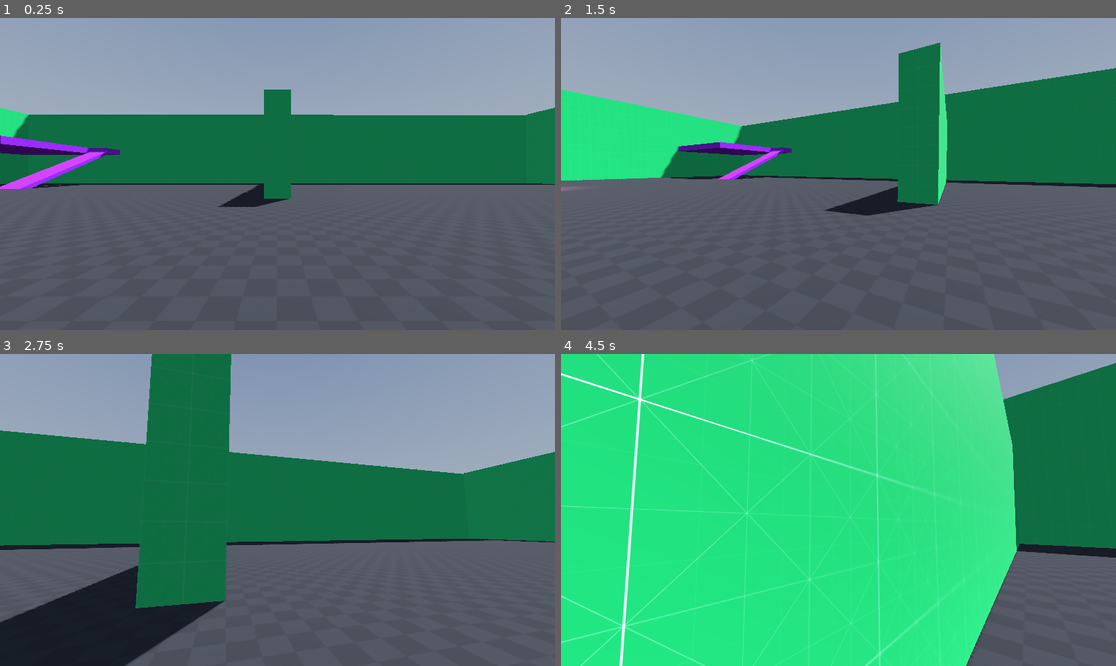
Above: before the commit, frames 1-4 (two rows, left to right).
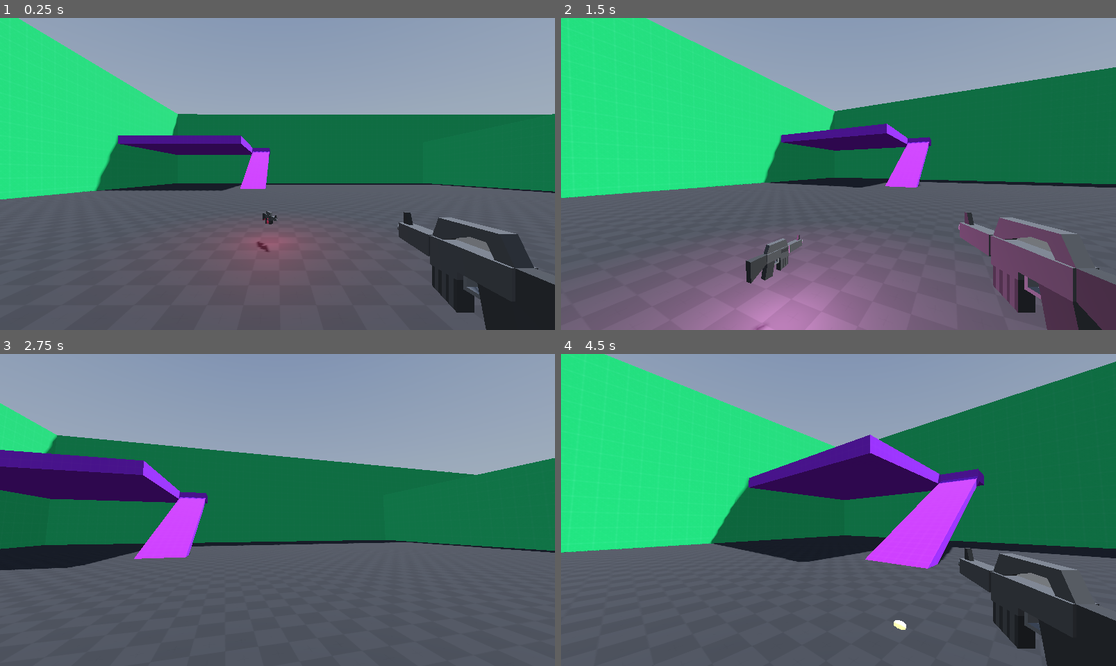
Above: after the commit, the same moments.

Repository: CraasHworks/HMUPrema
Game: Godot game, scene res://scenes/game.tscn
Two runs of this game, one before a commit and one after it. Both use one fixed random seed, a clock stepped at 60 frames per second and the inputs below. A sky picture missing from this copy of the repository is replaced by a grey-blue gradient.
Inputs (mouse positions are in pixels of both pictures, inside the frame that each line leads up to):
- Up to frame 1 (0.25 s): no input
- Up to frame 2 (1.5 s): tap Enter (ui_accept) at 0.5, 0.77 s; move the mouse to (866, 174) at 0.52 s; hold W (Forward) from 0.53 s (still down); click (866, 174) at 0.6 s; tap 1 (Weapon1, bound only after the commit) at 0.8, 1.35 s; move the mouse to (810, 174) at 1.27 s
- Up to frame 3 (2.75 s): keep holding W (Forward); tap Enter (ui_accept) at 1.52 s; tap 2 (Weapon2, bound only after the commit) at 1.55, 2.1 s; move the mouse to (288, 503) at 2.02 s; tap 3 (Weapon3, bound only after the commit) at 2.3 s
- Up to frame 4 (4.5 s): keep holding W (Forward); move the mouse to (832, 516) at 2.77 s; tap 3 (Weapon3, bound only after the commit) at 2.85 s; tap Enter (ui_accept) at 3.02, 3.77 s; click (832, 516) at 3.05 s; move the mouse to (877, 513) at 3.52 s; hold C (Crouch) 3.53-4.28 s; tap 1 (Weapon1, bound only after the commit) at 3.8 s; move the mouse to (794, 506) at 4.27 s; tap Shift (Sprint) at 4.35 s

The runs differ from the first frame. In frame 1, 24% of the frame differs, in the area x 0-100%, y 0-100%; in frame 2, 40%; in frame 3, 23%; in frame 4, 66%.

Commit message:
Some progress

Diff:
--- /dev/null
+++ b/bullet.tscn
@@ -0,0 +1,72 @@
+[gd_scene load_steps=4 format=3 uid="uid://c0wom02epv2k4"]
+
+[sub_resource type="GDScript" id="GDScript_y2w0y"]
+script/source = "extends Node3D
+
+#imports
+@onready var ray_cast_3d = $RayCast3D
+
+
+#Bulletvarsa
+var velocity := Vector3.ZERO;
+@export var speed :=  0.05;
+
+
+# Called when the node enters the scene tree for the first time.
+func _ready():
+	pass # Replace with function body.
+
+
+# Called every frame. 'delta' is the elapsed time since the previous frame.
+func _process(delta):
+	self.transform.origin -= velocity * delta;
+
+	ray_cast_3d.force_raycast_update()
+	if ray_cast_3d.is_colliding():
+		var collider = ray_cast_3d.get_collider()
+		print(\"Bullet hit %s\" % [collider.name])
+
+		# Move the bullet back to the position of the collision
+		self.global_transform.origin = ray_cast_3d.get_collision_point()
+
+		# Hit object
+		#elif collider.is_in_group(\"item\"):
+			# Nudge the object
+			#var force := _mass * _velocity.length()
+			#collider.apply_central_impulse(-self.transform.basis.z * force)
+			#is_destroyed = true
+		# Hit something unexpected
+		#else:
+			#is_destroyed = true
+
+		# Add bullet spark
+		#Global.create_bullet_spark(self.global_transform.origin)
+
+	# Update glow
+"
+
+[sub_resource type="StandardMaterial3D" id="StandardMaterial3D_tr5xo"]
+albedo_color = Color(1, 1, 0.443137, 1)
+emission_enabled = true
+emission = Color(1, 1, 0.666667, 1)
+emission_on_uv2 = true
+
+[sub_resource type="CapsuleMesh" id="CapsuleMesh_ftttb"]
+material = SubResource("StandardMaterial3D_tr5xo")
+radius = 0.3
+height = 1.0
+radial_segments = 5
+rings = 1
+
+[node name="Bullet" type="Node3D"]
+transform = Transform3D(0.1, 0, 0, 0, 0.1, 0, 0, 0, 0.1, 0, 0, 0)
+script = SubResource("GDScript_y2w0y")
+speed = 5.0
+
+[node name="BulletShape" type="MeshInstance3D" parent="."]
+transform = Transform3D(-4.37114e-08, 1, 4.37114e-08, 0, -4.37114e-08, 1, 1, 4.37114e-08, 1.91069e-15, 0, 0, 0)
+mesh = SubResource("CapsuleMesh_ftttb")
+
+[node name="RayCast3D" type="RayCast3D" parent="."]
+transform = Transform3D(-1, -8.74228e-08, 0, 8.74228e-08, -1, 0, 0, 0, 1, 30, 0, 0)
+target_position = Vector3(30, 0, 0)
--- a/project.godot
+++ b/project.godot
@@ -62,3 +62,23 @@
 "events": [Object(InputEventMouseButton,"resource_local_to_scene":false,"resource_name":"","device":-1,"window_id":0,"a …(258 unchanged characters)…
 ]
 }
+Shoot={
+"deadzone": 0.5,
+"events": [Object(InputEventMouseButton,"resource_local_to_scene":false,"resource_name":"","device":-1,"window_id":0,"alt_pressed":false,"shift_pressed":false,"ctrl_pressed":false,"meta_pressed":false,"button_mask":0,"position":Vector2(0, 0),"global_position":Vector2(0, 0),"factor":1.0,"button_index":1,"canceled":false,"pressed":false,"double_click":false,"script":null)
+]
+}
+Weapon1={
+"deadzone": 0.5,
+"events": [Object(InputEventKey,"resource_local_to_scene":false,"resource_name":"","device":-1,"window_id":0,"alt_pressed":false,"shift_pressed":false,"ctrl_pressed":false,"meta_pressed":false,"pressed":false,"keycode":0,"physical_keycode":49,"key_label":0,"unicode":49,"echo":false,"script":null)
+]
+}
+Weapon2={
+"deadzone": 0.5,
+"events": [Object(InputEventKey,"resource_local_to_scene":false,"resource_name":"","device":-1,"window_id":0,"alt_pressed":false,"shift_pressed":false,"ctrl_pressed":false,"meta_pressed":false,"pressed":false,"keycode":0,"physical_keycode":50,"key_label":0,"unicode":50,"echo":false,"script":null)
+]
+}
+Weapon3={
+"deadzone": 0.5,
+"events": [Object(InputEventKey,"resource_local_to_scene":false,"resource_name":"","device":-1,"window_id":0,"alt_pressed":false,"shift_pressed":false,"ctrl_pressed":false,"meta_pressed":false,"pressed":false,"keycode":0,"physical_keycode":51,"key_label":0,"unicode":51,"echo":false,"script":null)
+]
+}
--- a/scenes/game.tscn
+++ b/scenes/game.tscn
@@ -14,7 +14,11 @@
 [node name="Stage" parent="." instance=ExtResource("2_l8qhd")]
 
 [node name="Player" parent="." instance=ExtResource("3_goyem")]
-transform = Transform3D(1, 0, 0, 0, 1, 0, 0, 0, 1, 0, 0, -9)
+transform = Transform3D(1, 0, 0, 0, 1, 0, 0, 0, 1, -29.5403, 0, -9)
 
 [node name="FloorItemRifle" parent="." instance=ExtResource("5_8iric")]
 transform = Transform3D(1, 0, 0, 0, 1, 0, 0, 0, 1, -29.7427, 0.568962, -14.4995)
+
+[node name="Projectiles" type="Node3D" parent="."]
+
+[connection signal="shooting" from="Player" to="." method="_on_player_shooting"]
--- a/scenes/items/floor_item_rifle.tscn
+++ b/scenes/items/floor_item_rifle.tscn
@@ -1,7 +1,8 @@
-[gd_scene load_steps=7 format=3 uid="uid://6xnxrk3tr0t3"]
+[gd_scene load_steps=8 format=3 uid="uid://6xnxrk3tr0t3"]
 
 [ext_resource type="ArrayMesh" uid="uid://dtg2fy0xnsmkh" path="res://assets/models/rifle.obj" id="1_7n4qo"]
 [ext_resource type="Script" path="res://script/floor_item_rifle.gd" id="1_k3ucs"]
+[ext_resource type="AudioStream" uid="uid://dox3wom0h8wmr" path="res://assets/sounds/pickupSound.mp3" id="3_1ne7d"]
 
 [sub_resource type="SphereShape3D" id="SphereShape3D_8if01"]
 
@@ -121,8 +122,8 @@
 script = ExtResource("1_k3ucs")
 
 [node name="PickUpArea" type="Area3D" parent="."]
-collision_layer = 65535
-collision_mask = 65535
+collision_layer = 256
+collision_mask = 256
 
 [node name="CollisionShape3D" type="CollisionShape3D" parent="PickUpArea"]
 transform = Transform3D(2, 0, 0, 0, 2, 0, 0, 0, 2, 0, 0, 0)
@@ -145,4 +146,9 @@
 
 [node name="Timer" type="Timer" parent="."]
 
-[connection signal="area_entered" from="PickUpArea" to="." method="_on_area_3d_area_entered"]
+[node name="AudioStreamPlayer3D" type="AudioStreamPlayer3D" parent="."]
+stream = ExtResource("3_1ne7d")
+volume_db = -11.886
+max_db = 2.78
+
+[connection signal="body_entered" from="PickUpArea" to="." method="_on_pick_up_area_body_entered"]
--- /dev/null
+++ b/scenes/players/Flash.gd
@@ -0,0 +1,6 @@
+extends MeshInstance3D
+
+
+
+func _on_flash_timer_timeout():
+	self.visible = false; # Replace with function body.
--- a/scenes/players/FpsTestPlayer1.tscn
+++ b/scenes/players/FpsTestPlayer1.tscn
@@ -1,15 +1,149 @@
-[gd_scene load_steps=5 format=3 uid="uid://fxptho8im22m"]
+[gd_scene load_steps=15 format=3 uid="uid://fxptho8im22m"]
 
 [ext_resource type="Script" path="res://script/Player.gd" id="1_dhypq"]
+[ext_resource type="Script" path="res://scenes/players/Flash.gd" id="2_by4ly"]
+[ext_resource type="ArrayMesh" uid="uid://dtg2fy0xnsmkh" path="res://assets/models/rifle.obj" id="2_uismd"]
+[ext_resource type="ArrayMesh" uid="uid://q13yvquw26ep" path="res://assets/models/gun.obj" id="3_yr3gt"]
+[ext_resource type="AudioStream" uid="uid://nkuq3w5t71gh" path="res://assets/sounds/Ar10.mp3" id="4_make7"]
+[ext_resource type="AudioStream" uid="uid://nvpptfgal8t6" path="res://assets/sounds/9mm.mp3" id="5_0qedl"]
 
 [sub_resource type="CapsuleShape3D" id="CapsuleShape3D_tsthm"]
 
 [sub_resource type="CapsuleShape3D" id="CapsuleShape3D_jj0w2"]
 height = 1.2
 
-[sub_resource type="CapsuleShape3D" id="CapsuleShape3D_08uyt"]
+[sub_resource type="StandardMaterial3D" id="StandardMaterial3D_fxka0"]
+transparency = 1
+albedo_color = Color(0.945098, 0.937255, 0.427451, 1)
+emission_enabled = true
+emission = Color(0.839216, 0.835294, 0.266667, 1)
+emission_energy_multiplier = 12.46
+emission_on_uv2 = true
+
+[sub_resource type="SphereMesh" id="SphereMesh_st5h7"]
+material = SubResource("StandardMaterial3D_fxka0")
+radius = 0.025
+height = 0.025
+radial_segments = 4
+rings = 3
+
+[sub_resource type="Animation" id="Animation_gnthx"]
+resource_name = "RifleRecoil"
+length = 0.3
+tracks/0/type = "value"
+tracks/0/imported = false
+tracks/0/enabled = true
+tracks/0/path = NodePath("Head/neck/eyes/Camera3D/GunMount/Rifle:position")
+tracks/0/interp = 1
+tracks/0/loop_wrap = true
+tracks/0/keys = {
+"times": PackedFloat32Array(0, 0.0298896, 0.3),
+"transitions": PackedFloat32Array(1, 1, 1),
+"update": 0,
+"values": [Vector3(0.587992, 0, -0.786544), Vector3(0.587992, 0, -0.586544), Vector3(0.587992, 0, -0.786544)]
+}
+tracks/1/type = "value"
+tracks/1/imported = false
+tracks/1/enabled = true
+tracks/1/path = NodePath("Head/neck/eyes/Camera3D/GunMount/Rifle:rotation")
+tracks/1/interp = 1
+tracks/1/loop_wrap = true
+tracks/1/keys = {
+"times": PackedFloat32Array(0, 0.030229, 0.3),
+"transitions": PackedFloat32Array(1, 1, 1),
+"update": 0,
+"values": [Vector3(0, 3.14159, 0), Vector3(-0.483456, 3.14159, 0), Vector3(0, 3.14159, 0)]
+}
+
+[sub_resource type="Animation" id="Animation_k2g2h"]
+length = 0.001
+tracks/0/type = "value"
+tracks/0/imported = false
+tracks/0/enabled = true
+tracks/0/path = NodePath("Head/neck/eyes/Camera3D/GunMount/Rifle:position")
+tracks/0/interp = 1
+tracks/0/loop_wrap = true
+tracks/0/keys = {
+"times": PackedFloat32Array(0),
+"transitions": PackedFloat32Array(1),
+"update": 0,
+"values": [Vector3(0.587992, 0, -0.786544)]
+}
+tracks/1/type = "value"
+tracks/1/imported = false
+tracks/1/enabled = true
+tracks/1/path = NodePath("Head/neck/eyes/Camera3D/GunMount/Rifle:rotation")
+tracks/1/interp = 1
+tracks/1/loop_wrap = true
+tracks/1/keys = {
+"times": PackedFloat32Array(0),
+"transitions": PackedFloat32Array(1),
+"update": 0,
+"values": [Vector3(0, 3.14159, 0)]
+}
+tracks/2/type = "value"
+tracks/2/imported = false
+tracks/2/enabled = true
+tracks/2/path = NodePath("Head/neck/eyes/Camera3D/GunMount/Gun:position")
+tracks/2/interp = 1
+tracks/2/loop_wrap = true
+tracks/2/keys = {
+"times": PackedFloat32Array(0),
+"transitions": PackedFloat32Array(1),
+"update": 0,
+"values": [Vector3(0.4, 0.0676866, -0.613783)]
+}
+tracks/3/type = "value"
+tracks/3/imported = false
+tracks/3/enabled = true
+tracks/3/path = NodePath("Head/neck/eyes/Camera3D/GunMount/Gun:rotation")
+tracks/3/interp = 1
+tracks/3/loop_wrap = true
+tracks/3/keys = {
+"times": PackedFloat32Array(0),
+"transitions": PackedFloat32Array(1),
+"update": 0,
+"values": [Vector3(0, 3.14159, 0)]
+}
+
+[sub_resource type="Animation" id="Animation_gnrn7"]
+resource_name = "GunRecoil"
+length = 0.2
+tracks/0/type = "value"
+tracks/0/imported = false
+tracks/0/enabled = true
+tracks/0/path = NodePath("Head/neck/eyes/Camera3D/GunMount/Gun:position")
+tracks/0/interp = 1
+tracks/0/loop_wrap = true
+tracks/0/keys = {
+"times": PackedFloat32Array(0, 0.0551696, 0.2),
+"transitions": PackedFloat32Array(1, 1, 1),
+"update": 0,
+"values": [Vector3(0.4, 0.0676866, -0.613783), Vector3(0.4, 0.0676866, -0.413783), Vector3(0.4, 0.0676866, -0.613783)]
+}
+tracks/1/type = "value"
+tracks/1/imported = false
+tracks/1/enabled = true
+tracks/1/path = NodePath("Head/neck/eyes/Camera3D/GunMount/Gun:rotation")
+tracks/1/interp = 1
+tracks/1/loop_wrap = true
+tracks/1/keys = {
+"times": PackedFloat32Array(0, 0.0572706, 0.2),
+"transitions": PackedFloat32Array(1, 1, 1),
+"update": 0,
+"values": [Vector3(0, 3.14159, 0), Vector3(-0.802851, 3.14159, 0), Vector3(0, 3.14159, 0)]
+}
+
+[sub_resource type="AnimationLibrary" id="AnimationLibrary_wpjrj"]
+_data = {
+"GunRecoil": SubResource("Animation_gnrn7"),
+"RESET": SubResource("Animation_k2g2h"),
+"RifleRecoil": SubResource("Animation_gnthx")
+}
 
 [node name="Player" type="CharacterBody3D"]
+collision_layer = 257
+collision_mask = 257
 script = ExtResource("1_dhypq")
 
 [node name="StandingCollisionShape" type="CollisionShape3D" parent="."]
@@ -29,14 +163,48 @@
 [node name="eyes" type="Node3D" parent="Head/neck"]
 
 [node name="Camera3D" type="Camera3D" parent="Head/neck/eyes"]
+transform = Transform3D(1, 0, 0, 0, 1, 0, 0, 0, 1, 0, 0, -0.2)
+
+[node name="GunMount" type="Node3D" parent="Head/neck/eyes/Camera3D"]
+transform = Transform3D(1, 0, 0, 0, 1, 0, 0, 0, 1, 0.0866004, -0.341218, 0.0499308)
+
+[node name="Flash" type="MeshInstance3D" parent="Head/neck/eyes/Camera3D/GunMount"]
+transform = Transform3D(-8, -1.20797e-06, -5.28019e-14, 0, -3.49691e-07, 8, -1.20797e-06, 8, 3.49691e-07, 0.589932, 0.0511602, -1.25389)
+visible = false
+mesh = SubResource("SphereMesh_st5h7")
+skeleton = NodePath("../Rifle")
+script = ExtResource("2_by4ly")
+
+[node name="Gun" type="MeshInstance3D" parent="Head/neck/eyes/Camera3D/GunMount"]
+transform = Transform3D(-8, 0, 1.20797e-06, 0, 8, 0, -1.20797e-06, 0, -8, 0.4, 0.0676866, -0.613783)
+visible = false
+mesh = ExtResource("3_yr3gt")
+skeleton = NodePath("")
+
+[node name="Rifle" type="MeshInstance3D" parent="Head/neck/eyes/Camera3D/GunMount"]
+transform = Transform3D(-8, 0, 1.20797e-06, 0, 8, 0, -1.20797e-06, 0, -8, 0.587992, 0, -0.786544)
+mesh = ExtResource("2_uismd")
+skeleton = NodePath("")
+
+[node name="BulletPoint" type="Node3D" parent="Head/neck/eyes/Camera3D/GunMount"]
+transform = Transform3D(1, 0, 0, 0, 1, 0, 0, 0, 1, 0.5, 0, -5)
 
 [node name="HeightCheckRay" type="RayCast3D" parent="."]
 target_position = Vector3(0, 2, 0)
 
-[node name="PlayerArea" type="Area3D" parent="."]
-transform = Transform3D(1, 0, 0, 0, 1, 0, 0, 0, 1, 0, 1, 0)
-monitoring = false
-
-[node name="CollisionShape3D" type="CollisionShape3D" parent="PlayerArea"]
-transform = Transform3D(1, 0, 0, 0, 1, 0, 0, 0, 1, 0, 1, 0)
-shape = SubResource("CapsuleShape3D_08uyt")
+[node name="AnimationPlayer" type="AnimationPlayer" parent="."]
+libraries = {
+"": SubResource("AnimationLibrary_wpjrj")
+}
+
+[node name="Ar10Sound" type="AudioStreamPlayer3D" parent="."]
+stream = ExtResource("4_make7")
+
+[node name="GunSound" type="AudioStreamPlayer3D" parent="."]
+stream = ExtResource("5_0qedl")
+
+[node name="FlashTimer" type="Timer" parent="."]
+wait_time = 0.06
+one_shot = true
+
+[connection signal="timeout" from="FlashTimer" to="Head/neck/eyes/Camera3D/GunMount/Flash" method="_on_flash_timer_timeout"]
--- a/script/Player.gd
+++ b/script/Player.gd
@@ -8,6 +8,16 @@
 @onready var neck = $Head/neck
 @onready var eyes = $Head/neck/eyes
 @onready var camera_3d = $Head/neck/eyes/Camera3D
+@onready var animation_player = $AnimationPlayer
+@onready var ar_10_sound = $Ar10Sound
+@onready var gun_sound = $GunSound
+@onready var gun = $Head/neck/eyes/Camera3D/GunMount/Gun
+@onready var rifle = $Head/neck/eyes/Camera3D/GunMount/Rifle
+@onready var flash_timer = $FlashTimer
+@onready var flash = $Head/neck/eyes/Camera3D/GunMount/Flash
+
+# Signals
+signal shooting(pos, direction, protorato);
 
 # Speed variables
 var currentSpeed : float = 5.0
@@ -26,6 +36,7 @@
 # Input variables
 var lerpSpeed: float = 10.0
 var direction: Vector3 = Vector3.ZERO;
+var _latest_mouse_pos := Vector2.ZERO
 
 # States
 var walking: bool = false;
@@ -52,14 +63,18 @@
 var headBobingVector: Vector2 = Vector2.ZERO;
 var headBobingIndex: float = 0.0;
 
+var weaponState: = 0;
+
 # Get the gravity from the project settings to be synced with RigidBody nodes.
 var gravity = ProjectSettings.get_setting("physics/3d/default_gravity")
 
 func _ready():
 	Input.mouse_mode = Input.MOUSE_MODE_CAPTURED # Hides the mouse pointer
+	print(get_instance_id())
 
 func _input(event):
 	if event is InputEventMouseMotion:
+		_latest_mouse_pos = event.position
 		if freeLooking:
 			head.rotate_y(deg_to_rad(-event.relative.x * mouseSensitivity));
 			head.rotation.y = clamp(head.rotation.y, deg_to_rad(-120), deg_to_rad(120))
@@ -68,6 +83,22 @@
 
 		neck.rotate_x(deg_to_rad(-event.relative.y * mouseSensitivity))
 		neck.rotation.x = clamp(neck.rotation.x, deg_to_rad(-89), deg_to_rad(89))
+
+	if event is InputEventKey:
+		if Input.is_action_just_pressed("Weapon1"):
+			setActiveWeapon(1);
+		if Input.is_action_just_pressed("Weapon2"):
+			setActiveWeapon(2)
+		if Input.is_action_just_pressed("Weapon3"):
+			setActiveWeapon(3)
+
+	if event is InputEventMouseButton:
+		if Input.is_action_just_pressed("Shoot"):
+			fireWeapon();
+
+func _PickupSignal(body):
+	print(body);
+	print("Hege");
 
 func _physics_process(delta):
 	# handle movement states
@@ -175,3 +206,38 @@
 		velocity.z = move_toward(velocity.z, 0, currentSpeed)
 
 	move_and_slide()
+
+func setActiveWeapon(WepIndex: int) ->void:
+
+	if WepIndex == 1:
+		weaponState = 1;
+		rifle.visible = true;
+		gun.visible = false;
+
+	if WepIndex == 2:
+		weaponState = 2;
+		rifle.visible = false;
+		gun.visible = true;
+
+	if WepIndex == 3:
+		weaponState = 3;
+		rifle.visible = false;
+		gun.visible = false;
+
+func fireWeapon() -> void:
+	if !animation_player.is_playing():
+		flash.visible = true;
+		flash_timer.start();
+		var camVectorNormal = camera_3d.project_ray_normal(_latest_mouse_pos);
+		var bulletStartPos = $Head/neck/eyes/Camera3D/GunMount/BulletPoint.global_position;
+		shooting.emit(bulletStartPos, -camVectorNormal, camera_3d.global_rotation);
+
+	if weaponState == 1:
+		if !animation_player.is_playing():
+			animation_player.play("RifleRecoil");
+			ar_10_sound.play();
+
+	if weaponState == 2:
+		if !animation_player.is_playing():
+			animation_player.play("GunRecoil");
+			gun_sound.play();
--- a/script/floor_item_rifle.gd
+++ b/script/floor_item_rifle.gd
@@ -1,39 +1,39 @@
 extends Node3D
 @onready var animation_player = $AnimationPlayer
-@onready var area_3d = $Area3D
 @onready var mesh_instance_3d = $MeshInstance3D
 @onready var omni_light_3d = $OmniLight3D
 @onready var timer = $Timer
+@onready var audio_stream_player_3d = $AudioStreamPlayer3D
+
 
 var isRefreshing := false;
 var currentRespawnTime := 0;
-const respawnTime := 25;
+const respawnTime := 10;
 
 # Called when the node enters the scene tree for the first time.
 func _ready():
 	animation_player.play("spin");
 
-
 # Called every frame. 'delta' is the elapsed time since the previous frame.
-func _process(delta):
+func _process(_delta):
 	if isRefreshing:
 		mesh_instance_3d.visible = false;
 		omni_light_3d.visible = false;
-		currentRespawnTime -= 1;
 	else:
 		mesh_instance_3d.visible = true;
 		omni_light_3d.visible = true;
 
-	if timer.get_time_left() == 0:
+	#print(timer.get_time_left())
+
+	if timer.get_time_left() <= 0.3:
 		isRefreshing = false;
 		timer.stop();
 
-
-func _on_area_3d_area_entered(area):
-	isRefreshing = true;
-	currentRespawnTime = respawnTime;
-
-	if timer.get_time_left() == 0:
+func _on_pick_up_area_body_entered(body):
+	print(body);
+	if timer.get_time_left() <= 0.0:
+		isRefreshing = true;
 		timer.one_shot = true;
 		timer.wait_time = respawnTime;
 		timer.start();
+		audio_stream_player_3d.play();
--- a/script/game.gd
+++ b/script/game.gd
@@ -1,12 +1,26 @@
 extends Node3D
 
+@onready var projectiles = $Projectiles;
+var bulletScene := preload("res://bullet.tscn");
 
 # Called when the node enters the scene tree for the first time.
 func _ready():
 	pass # Replace with function body.
 
+func _input(event):
+	if Input.is_action_pressed("Quit"):
+		get_tree().quit()
 
 # Called every frame. 'delta' is the elapsed time since the previous frame.
-func _process(delta):
-	if Input.is_action_pressed("Quit"):
-		get_tree().quit()
+func _process(_delta):
+	pass
+
+
+
+
+func _on_player_shooting(pos, direction, protorato):
+	var bullet = bulletScene.instantiate() as Node3D
+	bullet.position = pos;
+	#bullet.rotation = pos
+	bullet.velocity = direction;
+	projectiles.add_child(bullet);
Not shown, added: assets/models/gun.mtl
Not shown, added: assets/models/gun.obj
Not shown, added: assets/models/gun.obj.import
Not shown, added: assets/sounds/9mm.mp3.import
Not shown, added: assets/sounds/Ar10.mp3.import
Not shown, added: assets/sounds/9mm.mp3
Not shown, added: assets/sounds/Ar10.mp3
Not shown, added: scenes/players/FpsDF14.tmp
Not shown, added: scenes/players/FpsEABB.tmp
